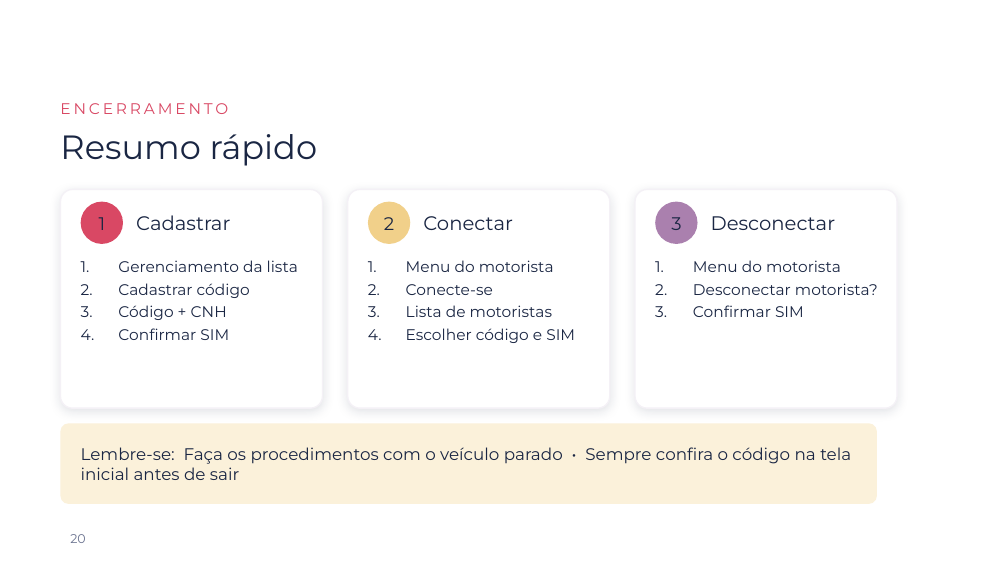
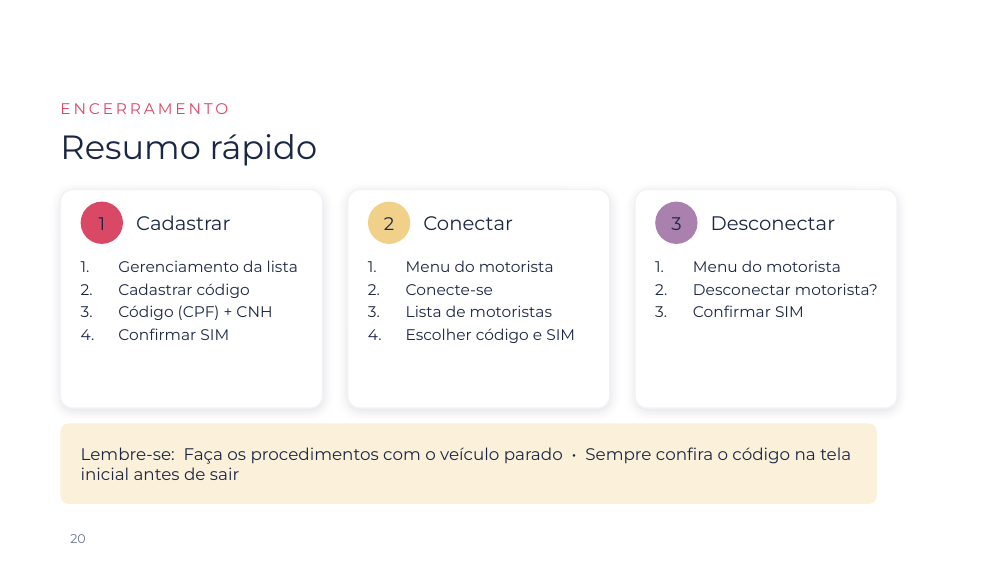
Before and after one commit to kallorvan/Manuais-de-uso, a slide deck: slide 20 of tacografo/Manual_Tacografo_Digital.pptx. Drawn at 1008x567 pixels with LibreOffice and Linux fonts; fonts in the diff are those of the drawing; background and template pictures are left out. Boxes give left, top, right and bottom in pixels: in the first picture for what was removed or moved away, otherwise in the second. Text is boxed around its words. In the diff, an @@ line names an element or a change of style, - is before the commit and + after.

```diff
--- a/tacografo/Manual_Tacografo_Digital.pptx
+++ b/tacografo/Manual_Tacografo_Digital.pptx
@@ text at bbox=[118, 305, 272, 320]: text changed @@
-3. Código + CNH
+3. Código (CPF) + CNH
```
Also in this commit, not shown: 1 other slide changed, 3 other files.
